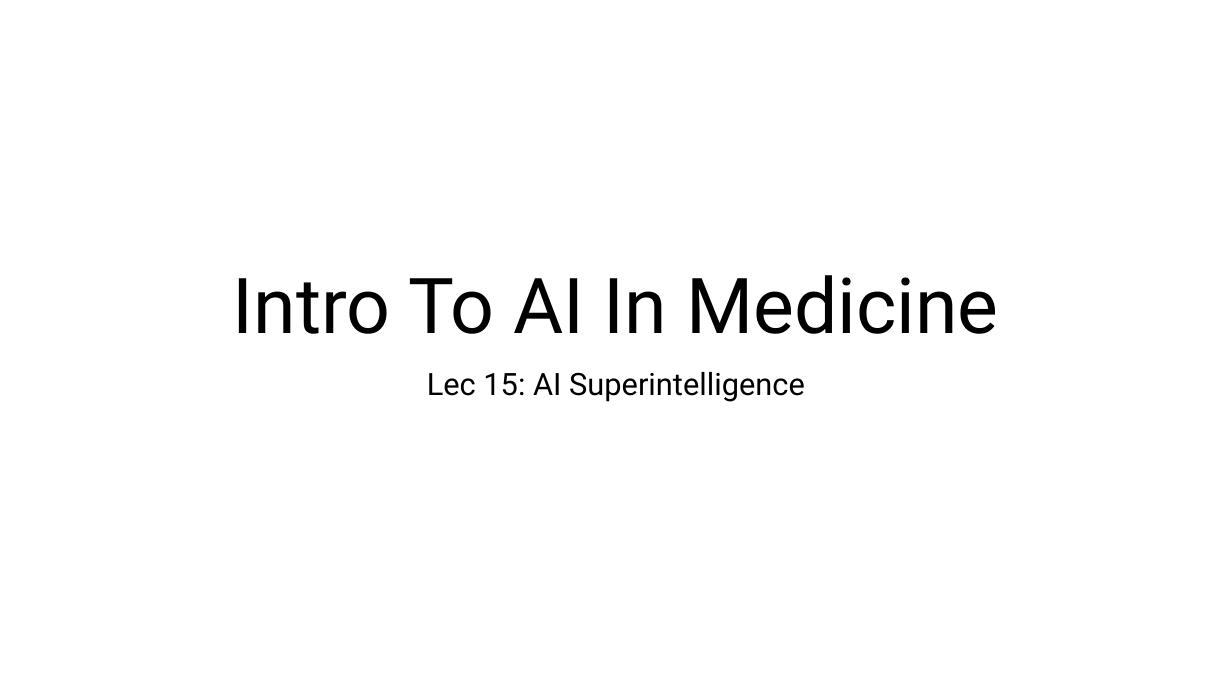
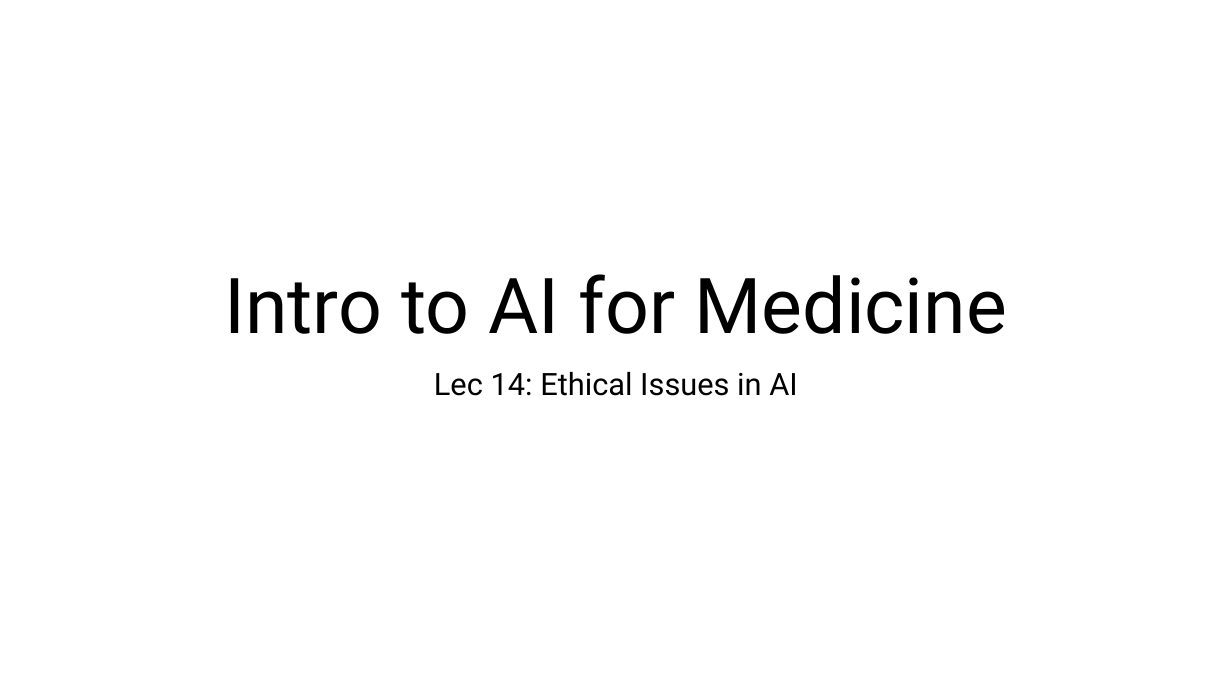
Before and after one commit to slostett/Intro_to_AI_in_Medicine_Course_Materials, a slide deck: slide 1 of Lecture Slides/Lec 15.pptx. Drawn at 1232x693 pixels with LibreOffice and Linux fonts; fonts in the diff are those of the drawing. Boxes give left, top, right and bottom in pixels: in the first picture for what was removed or moved away, otherwise in the second. Text is boxed around its words. In the diff, an @@ line names an element or a change of style, - is before the commit and + after.

```diff
--- a/Lecture Slides/Lec 15.pptx
+++ b/Lecture Slides/Lec 15.pptx
@@ title at [224, 274, 1007, 334]: text changed @@
-Intro To AI In Medicine
+Intro to AI for Medicine
@@ subtitle at [434, 372, 797, 396]: text changed @@
-Lec 15: AI Superintelligence
+Lec 14: Ethical Issues in AI
```
Also in this commit, not shown: 2 other slides changed, 25 slides added, 21 slides removed, 33 other files.
